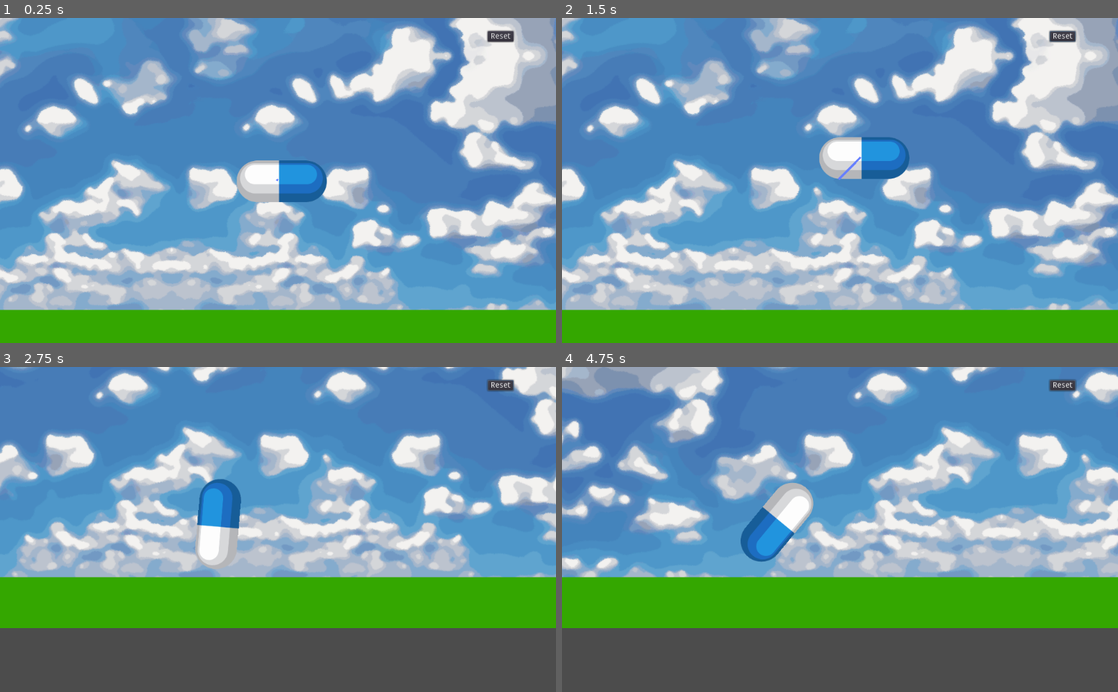
Above: before the commit, frames 1-4 (two rows, left to right).
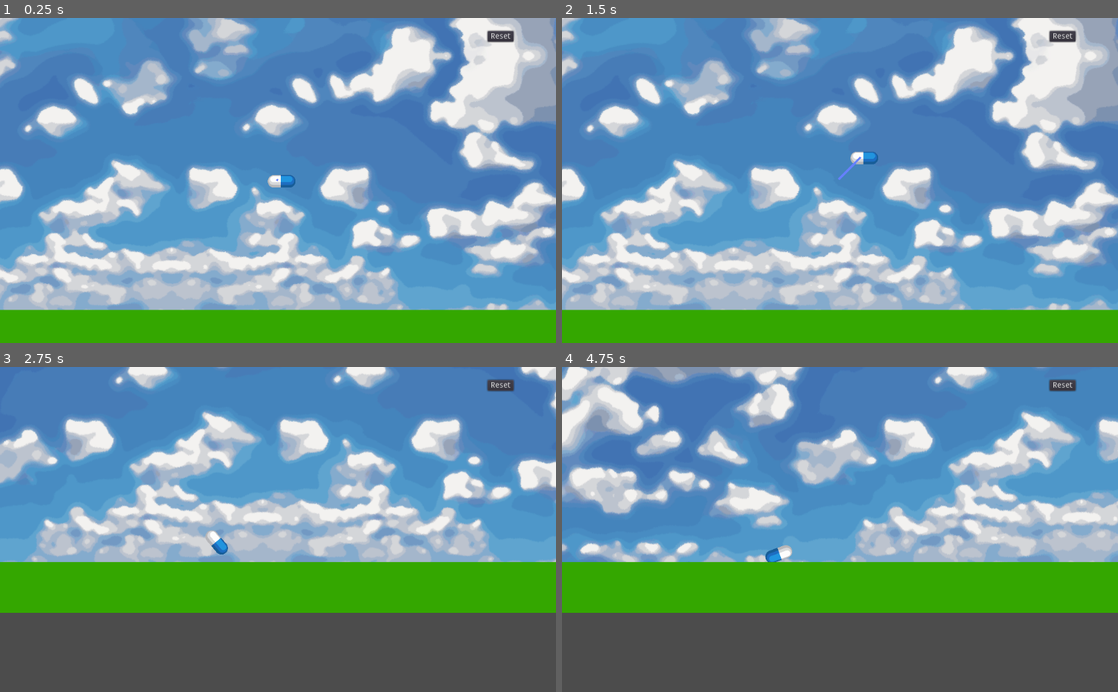
Above: after the commit, the same moments.

Repository: kleimaj/slingshot
Game: Godot game, scene res://Slingshot.tscn
The game is run twice, just before and just after one commit, with the same random seed, the same clock (stepped at 60 frames per second) and the same inputs.
Inputs (mouse positions are in pixels of both pictures, inside the frame that each line leads up to):
- Up to frame 1 (0.25 s): no input
- Up to frame 2 (1.5 s): click "Reset" at 0.5 s; drag from (845, 180) to (895, 109) at 1.27 s
- Up to frame 3 (2.75 s): drag from (166, 545) to (250, 594) at 2.02 s
- Up to frame 4 (4.75 s): move the mouse to (895, 458) at 2.77 s; click (895, 458) at 2.92 s; drag from (812, 594) to (673, 480) at 3.52 s; move the mouse to (1006, 578) at 4.27 s; click (1006, 578) at 4.42 s

The runs differ from the first frame. In frame 1, 1.8% of the frame differs, in the area x 42-59%, y 43-57%; in frame 2, 1.8%; in frame 3, 38%; in frame 4, 46%, in the area x 0-100%, y 0-81%.

Commit message:
adds reset functionality, exports force vars

Diff:
--- a/Projectile.gd
+++ b/Projectile.gd
@@ -19,3 +19,7 @@
 func _physics_process(delta):
 	if drag_enabled:
 		position = get_global_mouse_position()
+
+
+func _on_Button_pressed():
+	get_tree().reload_current_scene()
--- a/Slingshot.gd
+++ b/Slingshot.gd
@@ -6,8 +6,8 @@
 # Boolean is Projectile on Slingshot (initial value true)
 var on_slingshot = true
 
-const ELASTIC_FORCE = 30
-const TORQUE_FORCE = 25
+export var ELASTIC_FORCE = 30
+export var TORQUE_FORCE = 25
 
 # Vector2 Impulse Direction stores the direction along which we apply force to the character
 var impulse_direction = Vector2.ZERO
--- a/Slingshot.tscn
+++ b/Slingshot.tscn
@@ -5,11 +5,11 @@
 [ext_resource path="res://Slingshot.gd" type="Script" id=3]
 [ext_resource path="res://Sprites/clouds.png" type="Texture" id=4]
 
-[sub_resource type="CapsuleShape2D" id=2]
-radius = 40.7079
-height = 83.7515
+[sub_resource type="CapsuleShape2D" id=1]
+radius = 61.1049
+height = 142.502
 
-[sub_resource type="RectangleShape2D" id=1]
+[sub_resource type="RectangleShape2D" id=2]
 extents = Vector2( 1592.25, 13.6999 )
 
 [node name="Root" type="Node2D"]
@@ -23,19 +23,17 @@
 [node name="Sprite" type="Sprite" parent="Projectile"]
 position = Vector2( 6.76448, 1.58001 )
 rotation = -1.5708
-scale = Vector2( 0.649322, 0.649322 )
+scale = Vector2( 0.2, 0.2 )
 texture = ExtResource( 2 )
 __meta__ = {
 "_edit_group_": true
 }
 
 [node name="CollisionShape2D" type="CollisionShape2D" parent="Projectile"]
-position = Vector2( 6.34961, 0.793701 )
+position = Vector2( 6.34961, 1.58691 )
 rotation = -1.5708
-shape = SubResource( 2 )
-__meta__ = {
-"_edit_group_": true
-}
+scale = Vector2( 0.2, 0.2 )
+shape = SubResource( 1 )
 
 [node name="Camera2D" type="Camera2D" parent="Projectile"]
 current = true
@@ -98,3 +96,4 @@
 "_edit_use_anchors_": false
 }
 [connection signal="released" from="Projectile" to="RubberBand" method="_on_Projectile_released"]
+[connection signal="pressed" from="GUI/Button" to="Projectile" method="_on_Button_pressed"]
Not shown: 1 places in Slingshot.tscn that only renumber resources
